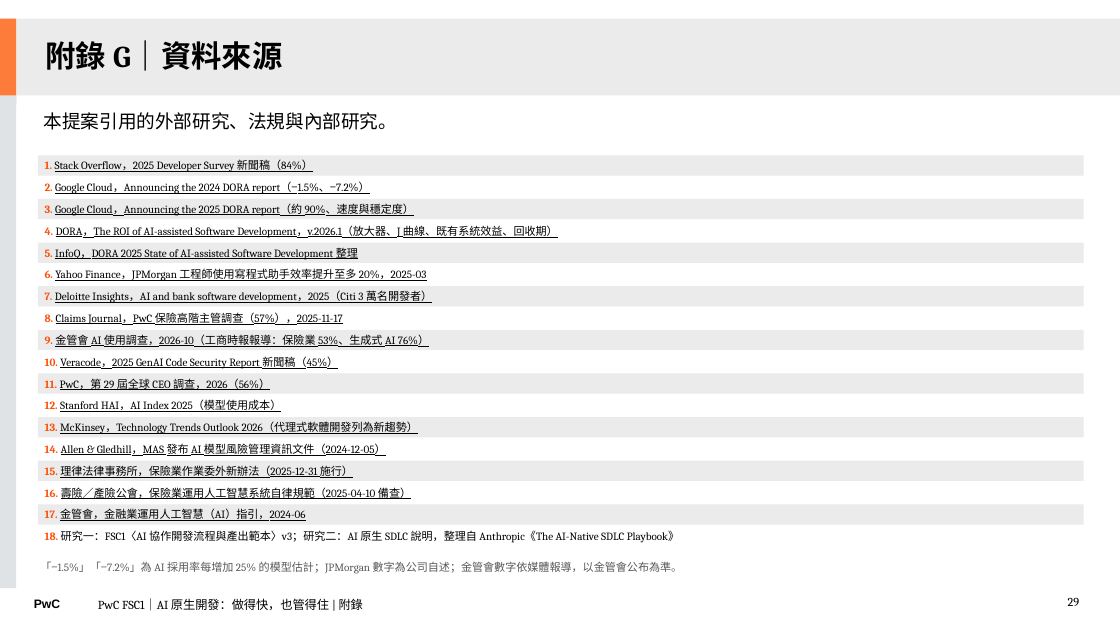
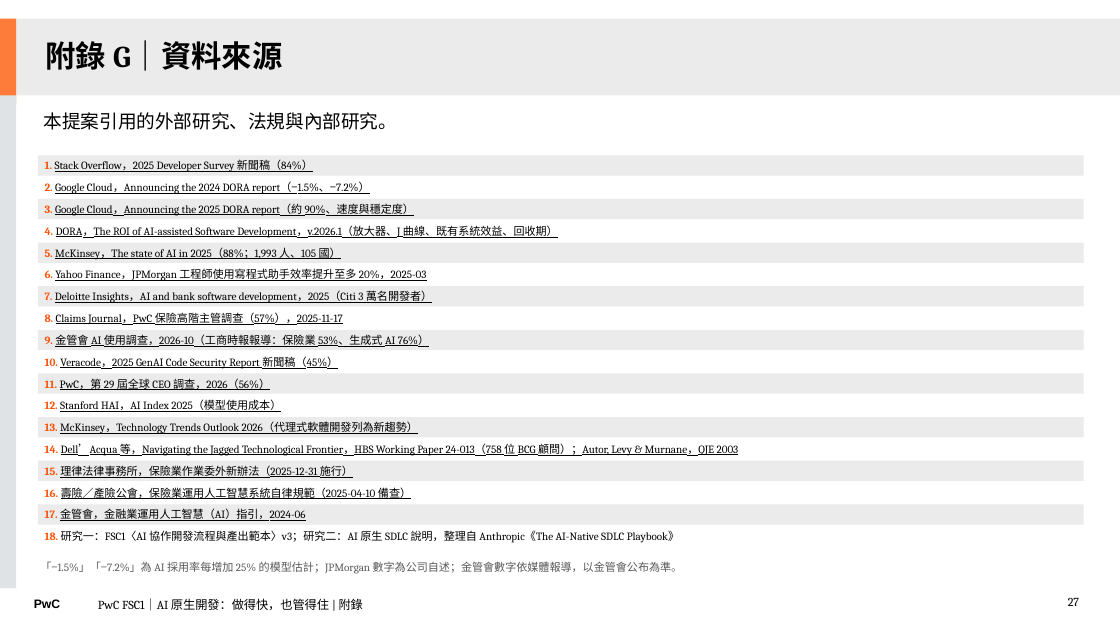
Before and after one commit to Robshao/PwC_FSC1, a slide deck: slide 27 of research/ai-native-sdlc/AI原生開發_做得快也管得住_客戶版.pptx (slide 29 before the commit). Drawn at 1120x630 pixels with LibreOffice and Linux fonts; fonts in the diff are those of the drawing. Boxes give left, top, right and bottom in pixels: in the first picture for what was removed or moved away, otherwise in the second. Text is boxed around its words. In the diff, an @@ line names an element or a change of style, - is before the commit and + after.

```diff
--- a/research/ai-native-sdlc/AI原生開發_做得快也管得住_客戶版.pptx
+++ b/research/ai-native-sdlc/AI原生開發_做得快也管得住_客戶版.pptx
@@ text in rectangle at [45, 247, 341, 260]: text changed @@
-5. InfoQ，DORA 2025 State of AI-assisted Software Development 整理
+5. McKinsey，The state of AI in 2025（88%；1,993 人、105 國）
@@ text in rectangle at [45, 443, 739, 456]: text changed @@
-14. Allen & Gledhill，MAS 發布 AI 模型風險管理資訊文件（2024-12-05）
+14. Dell’Acqua 等，Navigating the Jagged Technological Frontier，HBS Working Paper 24-013（758 位 BCG 顧問）；Autor, Levy & Murnane，QJE 2003
@@ page number at [1068, 597, 1079, 606]: text changed @@
-29
+27
```
Also in this commit, not shown: 10 other slides changed, 2 slides removed, 8 other files.
